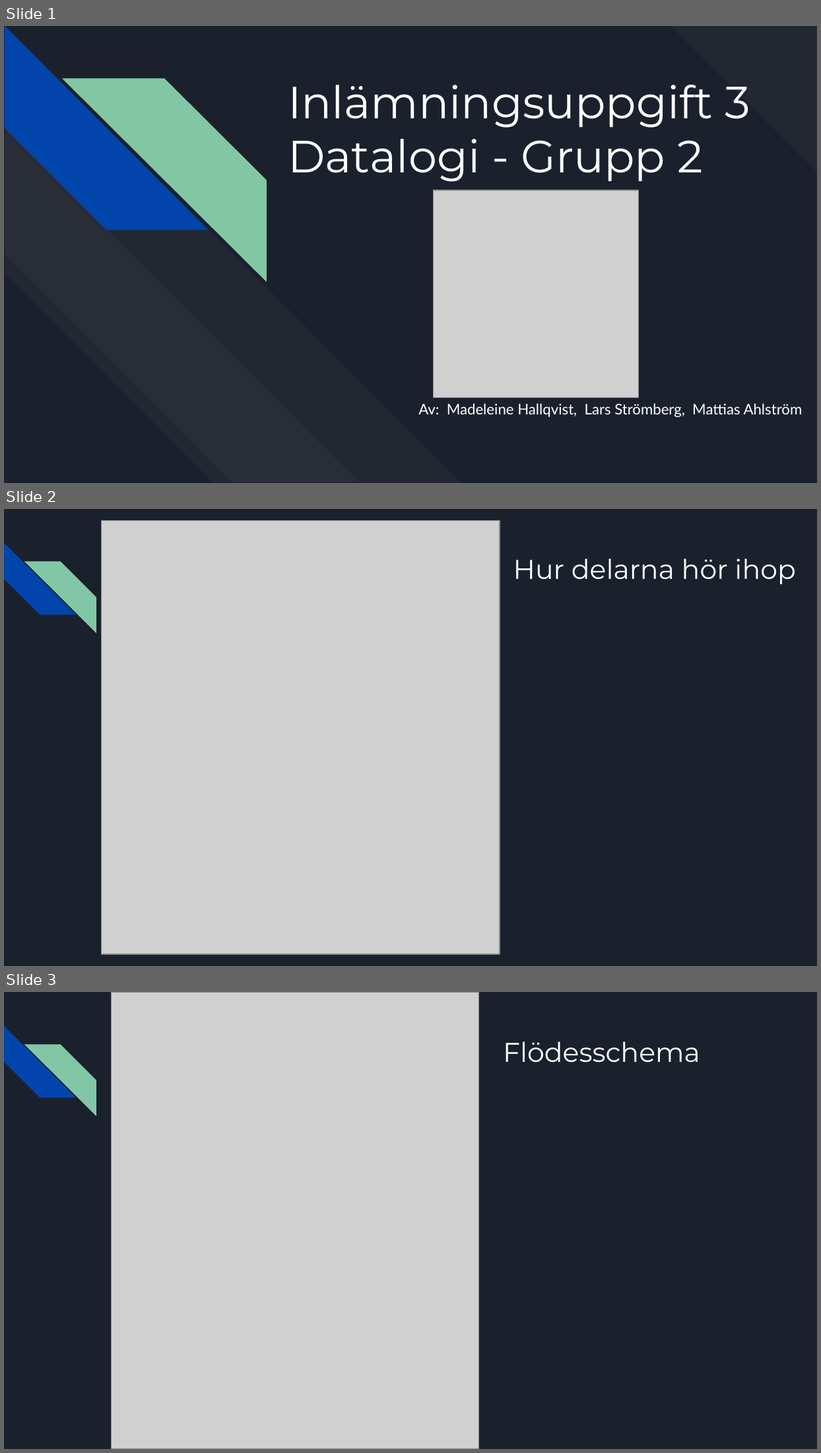
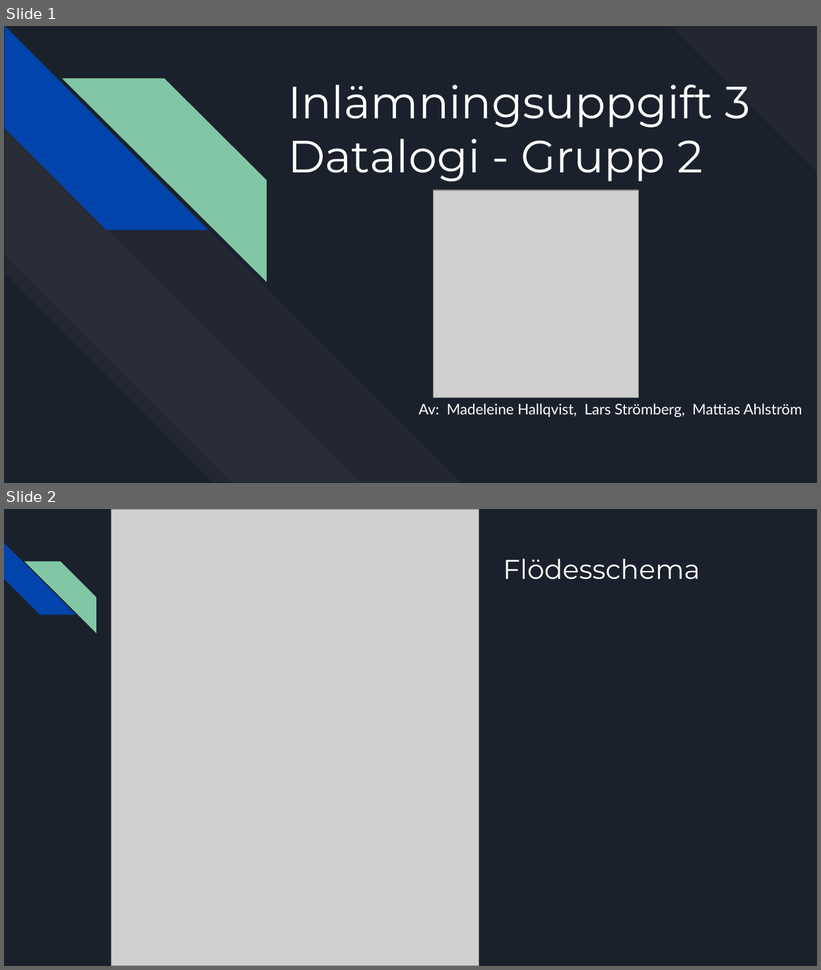
Before and after one commit to deskavaenkelt/CampusMolndal, a slide deck: Inlämningsuppgift 3 Datalogi - Grupp 2 (1).pptx. Shown one above the other, each under a label of ours: slides 1, 2 and 3 before the commit, slides 1 and 2 after it. The pictures are 821x1453 and 821x970 pixels, drawn with LibreOffice and Linux fonts; fonts in the diff are those of the drawing; grey boxes stand for pictures. Boxes give left, top, right and bottom in pixels: in the first picture for what was removed or moved away, otherwise in the second. Text is boxed around its words. In the diff, an @@ line names an element or a change of style, - is before the commit and + after.

```diff
--- a/Inlämningsuppgift 3 Datalogi - Grupp 2 (1).pptx
+++ b/Inlämningsuppgift 3 Datalogi - Grupp 2 (1).pptx
@@ slide 2 removed at <box>4,509,817,966</box>, background #1B212C; not listed: 2 template elements that a slide beside it also shows @@
@@ picture removed at <box>102,521,500,955</box> @@
@@ title removed at <box>514,559,795,584</box> @@
-Hur delarna hör ihop
@@ what was slide 3 is now slide 2 @@
```
Also in this commit, not shown: 1 slide changed, 1 other slide removed, 4 other files.
